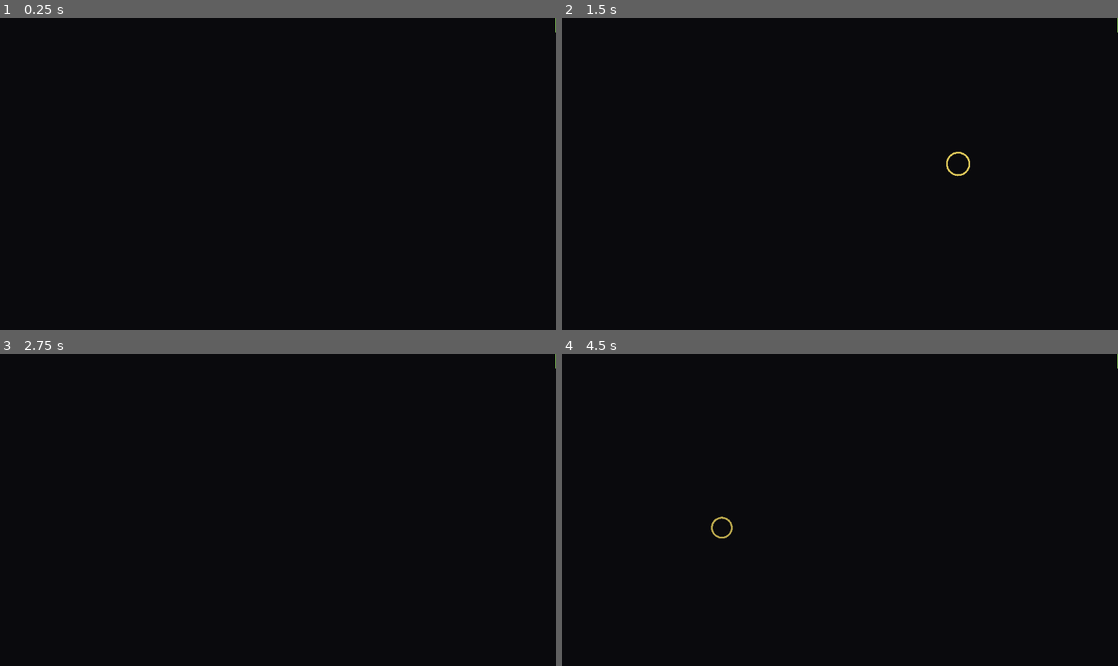
Above: before the commit, frames 1-4 (two rows, left to right).
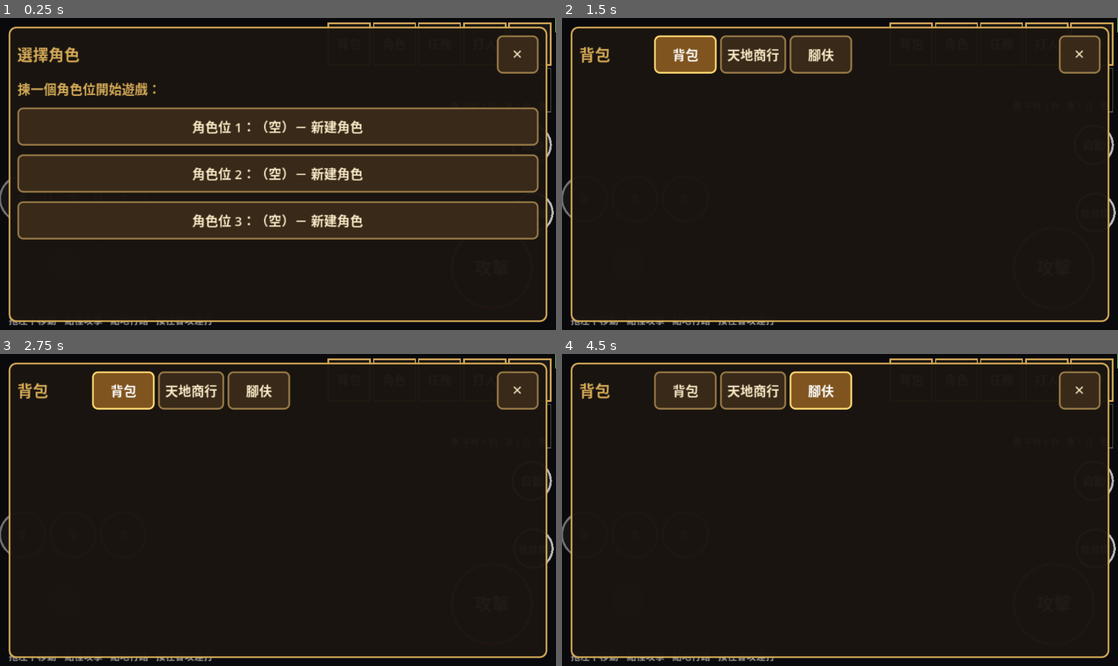
Above: after the commit, the same moments.

Repository: alphakey-marketing/sanguo-remake
Game: Godot game, scene res://ui/main.tscn
The game is run twice, just before and just after one commit, with the same random seed, the same clock (stepped at 60 frames per second) and the same inputs.
Inputs (mouse positions are in pixels of both pictures, inside the frame that each line leads up to):
- Up to frame 1 (0.25 s): no input
- Up to frame 2 (1.5 s): click (1079, 55) at 0.5 s, where only the run after the commit has a clickable "✕"; tap Enter at 1.25 s; move the mouse to (962, 158) at 1.27 s; hold D from 1.28 s (still down); tap B at 1.35 s; click (962, 158) at 1.42 s
- Up to frame 3 (2.75 s): tap Space at 1.52 s; release D at 2 s; click (122, 391) at 2 s, where only the run after the commit has a clickable "背包"
- Up to frame 4 (4.5 s): click (751, 391) at 2.75 s, where only the run after the commit has a clickable "天地商行"; click (823, 391) at 3.5 s, where only the run after the commit has a clickable "腳伕"; tap Space at 4.25 s; drag from (728, 525) to (812, 572) at 4.27 s

The runs differ from the first frame. In frame 1, 41% of the frame differs, in the area x 0-100%, y 1-99%; in frame 2, 8.9%; in frame 3, 8.8%; in frame 4, 8.9%.
Error before the commit: Parse Error: Cannot infer the type of "pk_on" variable because the value doesn't have a set type. (res://ui/touch/mobile_hud.gd:585)

Commit message:
fix: 打人模式令 mobile_hud 編譯失敗（HUD 消失）+ run_tests.sh 加開機編譯檢查
main 係 Node 型，:= 推唔到 main.pk_mode 型別 -> MobileHud 編譯失敗 -> HUD 唔生成。
改用明確型別；run_tests.sh 新增 boot 檢查，headless 開機見 SCRIPT ERROR/Parse Error 即失敗。

Co-Authored-By: Claude Sonnet 5 <noreply@anthropic.com>

Diff:
--- a/client/ui/touch/mobile_hud.gd
+++ b/client/ui/touch/mobile_hud.gd
@@ -582,7 +582,7 @@
 	for id in HudLayout.MENU:
 		var r: Rect2 = layout[id]["rect"]
 		var down := _is_down(id)
-		var pk_on := id == "menu_pk" and main.pk_mode
+		var pk_on: bool = id == "menu_pk" and bool(main.pk_mode)
 		draw_rect(r, Color(0.55, 0.12, 0.12, 0.95) if pk_on else (Color(0.3, 0.22, 0.12, 0.95) if down else Color(0.12, 0.1, 0.08, 0.85)))
 		draw_rect(r, Color(1, 0.3, 0.25) if pk_on else UiTheme.GOLD, false, 1.5)
 		_txt_center(r.position.y + r.size.y / 2 + 5, String(HudLayout.MENU_LABELS[id]), Color.WHITE, 14, r.size.x, r.position.x)
Not shown, changed: tools/run_tests.sh
